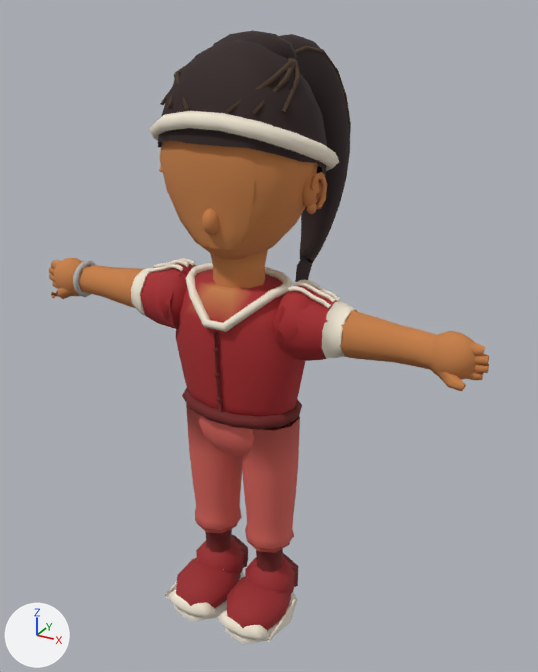
Before and after pictures for a commit that changed the glTF model public/v2/models/kid_nostrike.glb.
One viewpoint serves both versions: a 50 mm lens placed at (2.38, -3.93, 4.25), pointed at (-0.02, 0.44, 2.07). Every picture has the same lights, and +X, +Y and +Z are marked at lower left. The picture after the commit comes second. Objects named as collision shapes, trigger or cutter boxes, shadow casters or lower levels of detail are left out. Vertices at exactly the same position are counted once.

The first picture shows 'kid_nostrike_LOD0'.
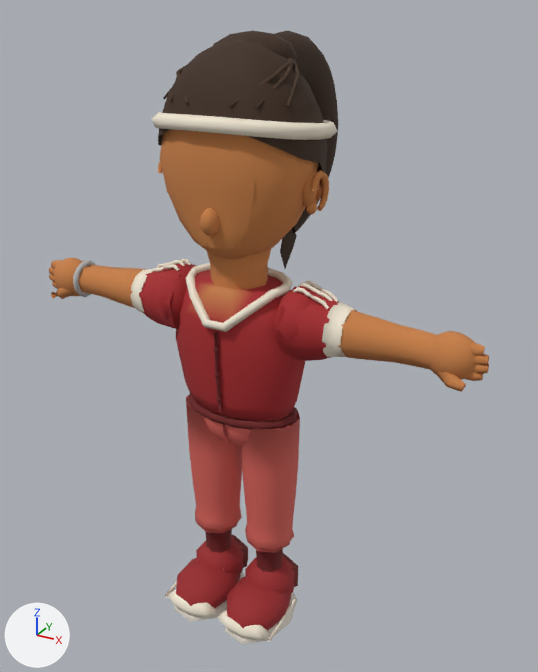
Pixel boxes (x1, y1, x2, y2) of what changed, in the pictures (538 x 672 px; the box of a moved part takes in the faces that stretch with it):
part 1 of me_kid_nostrike_lod0_mesh_001, added
    after: (204, 414, 289, 446)
part 2 of me_kid_nostrike_lod0_mesh_001, moved or reshaped
    before: (182, 388, 302, 430)
    after: (187, 394, 298, 430)
part 3 of me_kid_nostrike_lod0_mesh_001, rebuilt (52% shorter)
    before: (149, 111, 339, 171)
    after: (151, 112, 337, 140)
part 4 of me_kid_nostrike_lod0_mesh_001, added
    after: (223, 424, 229, 443)
part 5 of me_kid_nostrike_lod0_mesh_001, deleted
    before: (199, 416, 254, 458)
part 6 of me_kid_nostrike_lod0_mesh_001, deleted
    before: (295, 255, 312, 287)
part 7 of me_kid_nostrike_lod0_mesh_001, moved or reshaped
    before: (131, 34, 357, 417)
    after: (130, 30, 357, 421)
part 8 of me_kid_nostrike_lod0_mesh_001, recoloured
    before: (158, 34, 327, 177)
    after: (158, 34, 328, 185)

Edits to the bpy script that builds the scene:
```text
Change me_kid_nostrike_lod0_mesh_001:
    used by ob_kid_nostrike_lod0; location = (0.0, 0.0, 0.0)
    remove me_kid_nostrike_lod0_mesh_001.from_pydata(...)  # 3438 vertices, 6528 faces; spans x -1.64..1.64, y -0.49..1.41, z 0.03..4.14
    add me_kid_nostrike_lod0_mesh_001.from_pydata(...)  # 3457 vertices, 6570 faces; spans x -1.64..1.64, y -0.49..1.23, z 0.03..4.14
    me_kid_nostrike_lod0_mesh_001 part 1: a new loose piece, a UV sphere (14 segments, 8 rings, poles along z) spanning x -0.4..0.4, y -0.22..0.22, z 1.42..1.89, in mat_m_uniform
    me_kid_nostrike_lod0_mesh_001 part 2: the loose piece of 70 vertices spanning x -0.45..0.45, y -0.3..0.3, z 1.71..1.8 is scaled about its middle by (0.971, 0.86, 0.72), then moved by (0.0, 0.0, -0.04)
    me_kid_nostrike_lod0_mesh_001 part 3: the loose piece of 70 vertices spanning x -0.58..0.58, y -0.37..0.64, z 3.25..3.73 is rebuilt with 70 vertices and now spans x -0.56..0.56, y -0.37..0.63, z 3.51..3.71
    me_kid_nostrike_lod0_mesh_001 part 4: a new loose piece of 17 vertices spanning x -0.01..0.01, y -0.24..-0.18, z 1.52..1.68, in mat_m_uniform
    me_kid_nostrike_lod0_mesh_001 part 5: the loose piece of 100 vertices spanning x -0.4..0.4, y -0.25..0.25, z 1.33..1.93 is deleted
    me_kid_nostrike_lod0_mesh_001 part 6: the loose piece of 8 vertices spanning x -0.05..0.05, y 0.81..1.12, z 2.16..2.56 is deleted
    me_kid_nostrike_lod0_mesh_001 part 7: 393 vertices moved from x -0.79..0.79, y -0.37..0.39, z 1.72..4.07 to x -0.79..0.79, y -0.39..0.39, z 1.76..4.08; 580 vertices removed from x -0.79..0.79, y -0.29..1.41, z 2.47..4.1; 560 vertices added at x -0.79..0.79, y -0.27..1.23, z 2.51..4.13
    me_kid_nostrike_lod0_mesh_001 part 8: 298 kept faces spanning x -0.53..0.53, y -0.34..0.56, z 2.99..4.14 get new vertex colours; the middle colour goes from black #2a1616 to brown #3b2616
    other edits to the shape of me_kid_nostrike_lod0_mesh_001 do not show in these pictures
```
